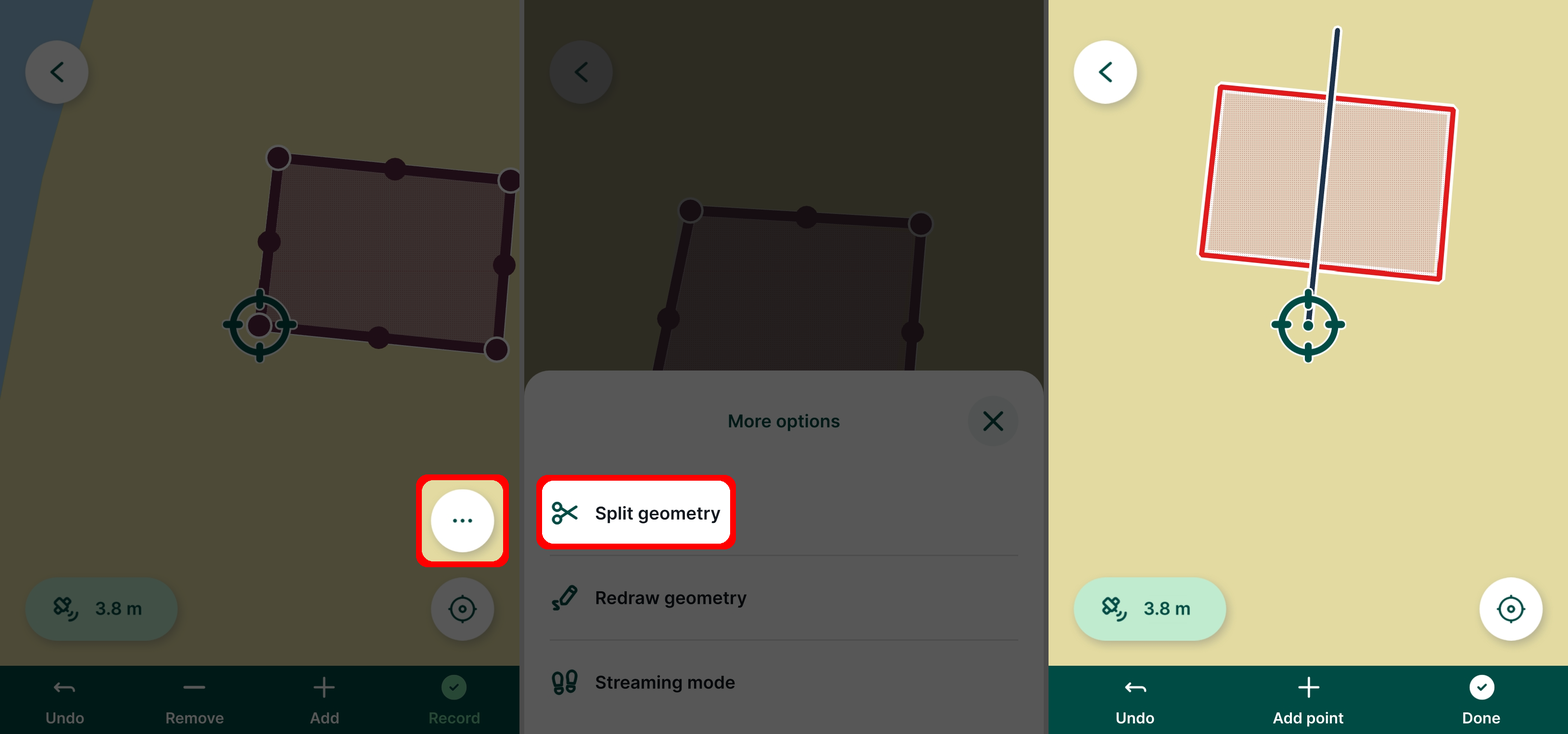
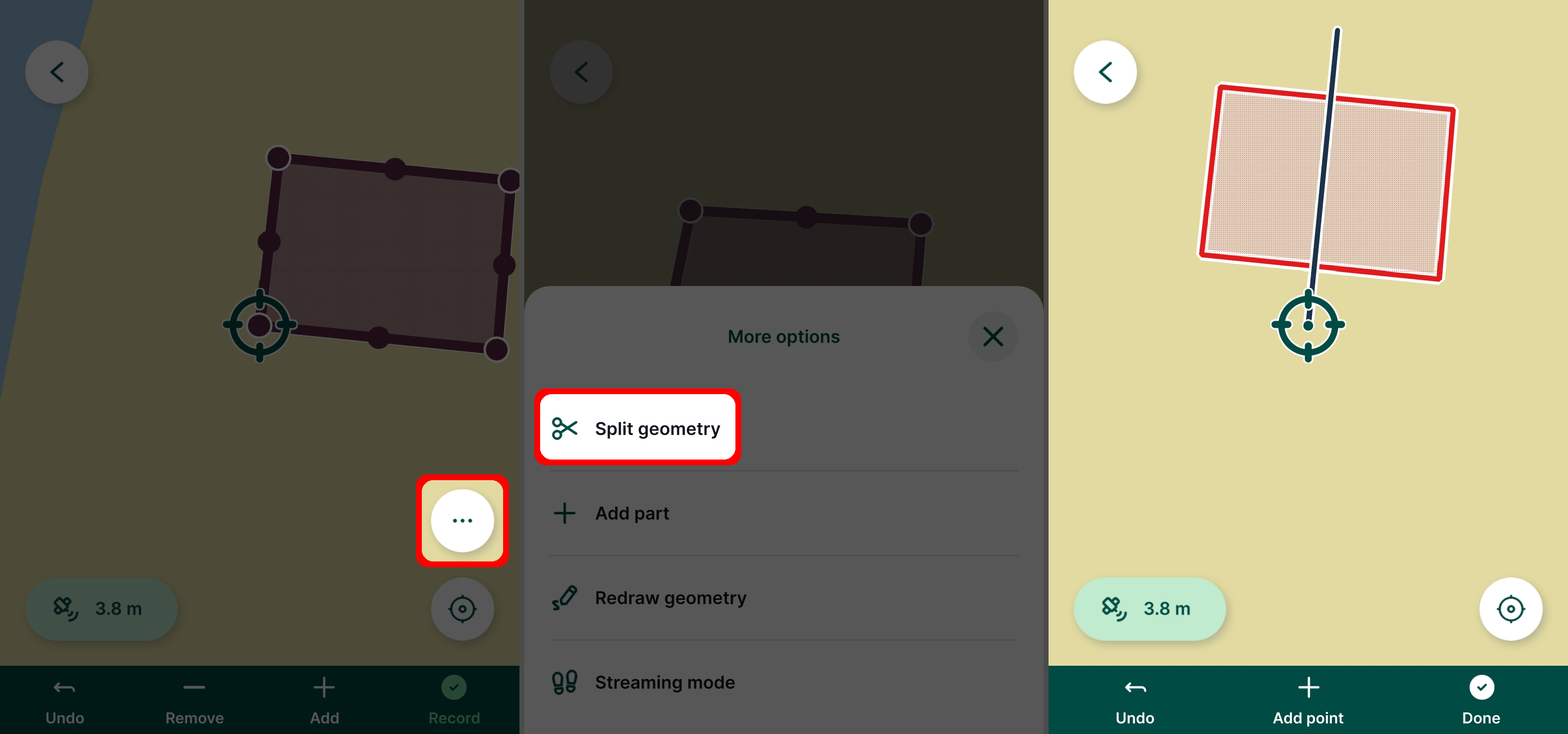
Layer changes from the first 1568x734 image to the second:
painted on "Red" over left=534, top=388, right=742, bottom=550
painted on "Black" over left=537, top=391, right=739, bottom=547
painted on "Screenshot_20241020_165435.jpg" over left=524, top=286, right=1044, bottom=696